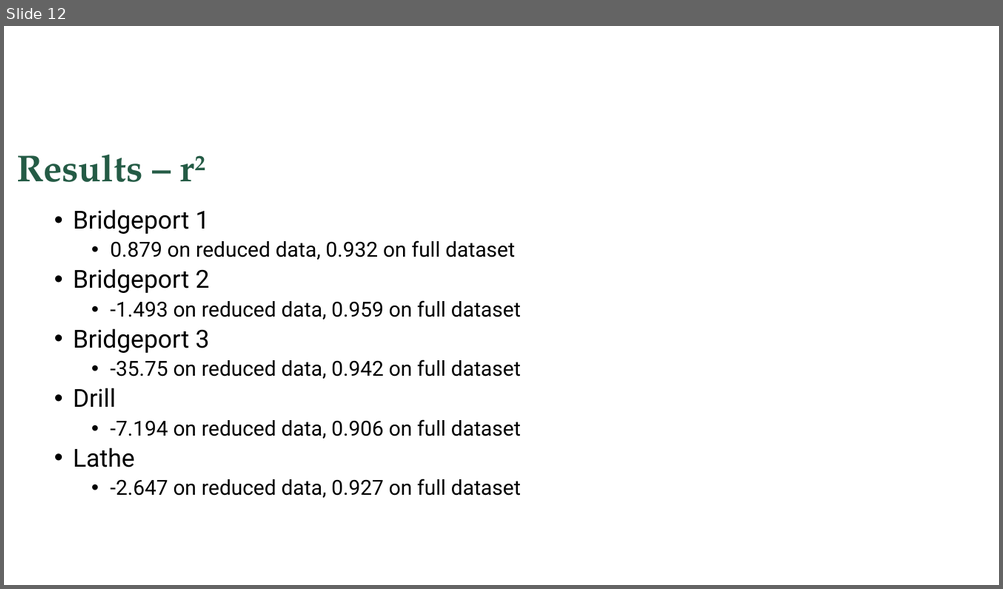
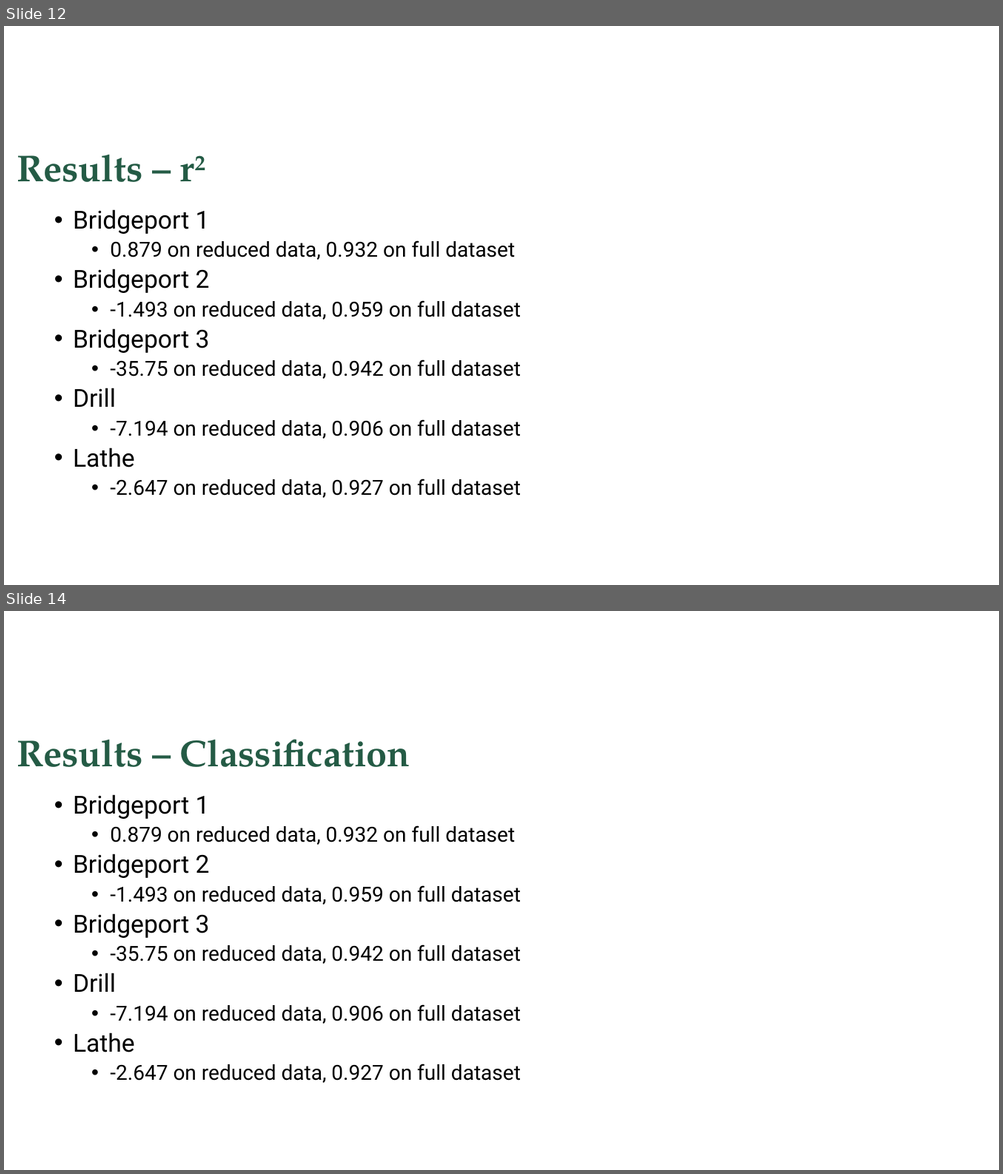
Before and after one commit to ASMEHackathon/UBMAIT, a slide deck: UBMAIT_ASME_Hackathon.pptx. Shown one above the other, each under a label of ours: slide 12 before the commit, slides 12 and 14 after it; the slides between them are not shown. The pictures are 1003x589 and 1003x1174 pixels, drawn with LibreOffice and Linux fonts; fonts in the diff are those of the drawing; background and template pictures are left out. Boxes give left, top, right and bottom in pixels: in the first picture for what was removed or moved away, otherwise in the second. Text is boxed around its words. In the diff, an @@ line names an element or a change of style, - is before the commit and + after.

```diff
--- a/UBMAIT_ASME_Hackathon.pptx
+++ b/UBMAIT_ASME_Hackathon.pptx
@@ slide 14 added at (x1=4, y1=611, x2=999, y2=1170), background picture (left out) @@
@@ title added at (x1=17, y1=739, x2=410, y2=767), 36 pt, text #245B45, bold @@
+Results – Classification
@@ text added at (x1=73, y1=795, x2=521, y2=1083), 20 pt, text #000000 @@
+  • Bridgeport 1
+    • 0.879 on reduced data, 0.932 on full dataset
+  • Bridgeport 2
+    • -1.493 on reduced data, 0.959 on full dataset
+  • Bridgeport 3
+    • -35.75 on reduced data, 0.942 on full dataset
+  • Drill
+    • -7.194 on reduced data, 0.906 on full dataset
+  • Lathe
+    • -2.647 on reduced data, 0.927 on full dataset
```
Also in this commit, not shown: 5 slides changed, 2 other slides added, 2 slides removed.
